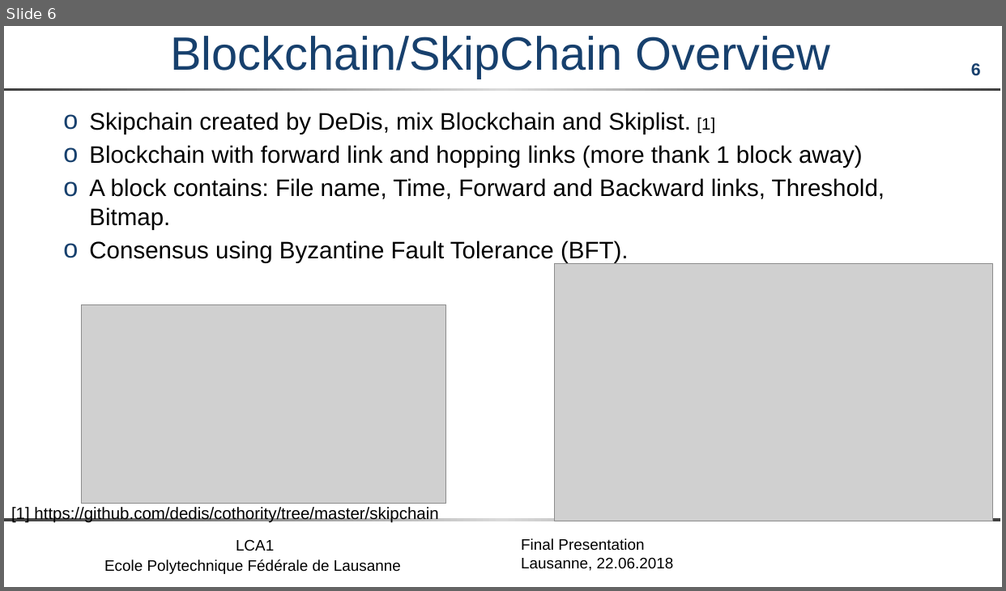
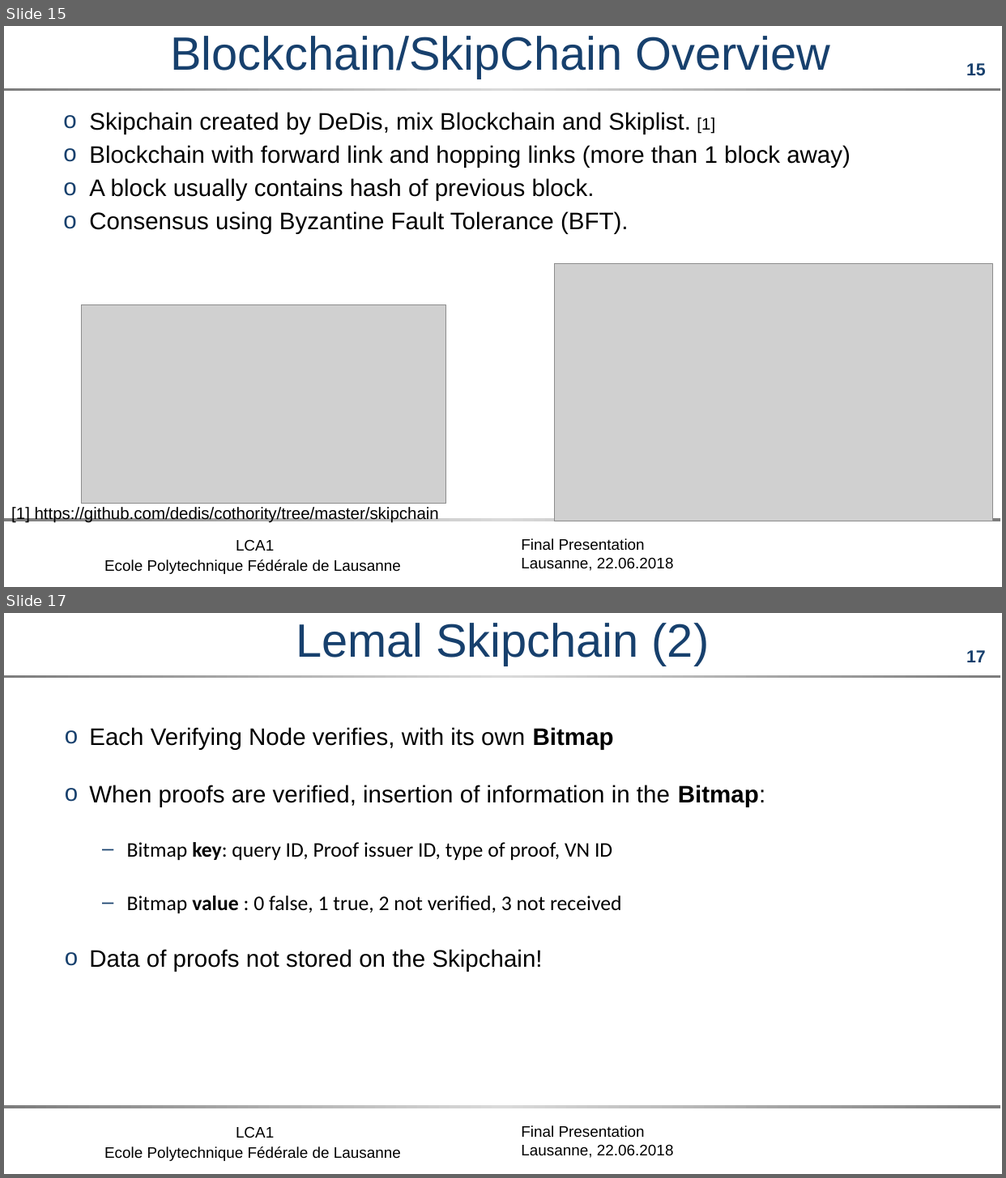
Before and after one commit to maxpr/MasterProjectDocuments, a slide deck: OPT/doc/FinalPresentation.pptx. Shown one above the other, each under a label of ours: slide 6 before the commit, slides 15 and 17 after it; the slides between them are not shown. The pictures are 1006x591 and 1006x1178 pixels, drawn with LibreOffice and Linux fonts; fonts in the diff are those of the drawing; grey boxes stand for pictures; background and template pictures are left out. Boxes give left, top, right and bottom in pixels: in the first picture for what was removed or moved away, otherwise in the second. Text is boxed around its words. In the diff, an @@ line names an element or a change of style, - is before the commit and + after.

```diff
--- a/OPT/doc/FinalPresentation.pptx
+++ b/OPT/doc/FinalPresentation.pptx
@@ slide 17 added at (4, 613, 1002, 1174), background #FFFFFF; not listed: 5 template elements that a slide beside it also shows @@
@@ title added at (296, 623, 710, 665), 45 pt, text #17406D @@
+Lemal Skipchain (2)
@@ text added at (89, 727, 765, 972), 23 pt, text #000000 @@
+o Each Verifying Node verifies, with its own Bitmap
+o When proofs are verified, insertion of information in the Bitmap:
+  – Bitmap key: query ID, Proof issuer ID, type of proof, VN ID
+  – Bitmap value : 0 false, 1 true, 2 not verified, 3 not received
+o Data of proofs not stored on the Skipchain!
@@ what was slide 6 is now slide 15 @@
@@ slide 15 changed as well @@
@@ page number at (966, 63, 986, 76): text changed @@
-6
+15
@@ rectangle at (4, 88, 1001, 91): fill gradient #818181 to #DADADA to gradient #7D7D7D to #DADADA @@
@@ text at (89, 112, 715, 234): less space between paragraphs @@
@@ text at (89, 145, 850, 201): text changed @@
-o Blockchain with forward link and hopping links (more thank 1 block away)
-o A block contains: File name, Time, Forward and Backward links, Threshold, Bitmap.
+o Blockchain with forward link and hopping links (more than 1 block away)
+o A block usually contains hash of previous block.
@@ rectangle at (4, 518, 1001, 522): fill gradient #818181 to #DADADA to gradient #7D7D7D to #DADADA @@
```
Also in this commit, not shown: 5 other slides changed, 29 other slides added, 6 slides removed, 8 other files.
